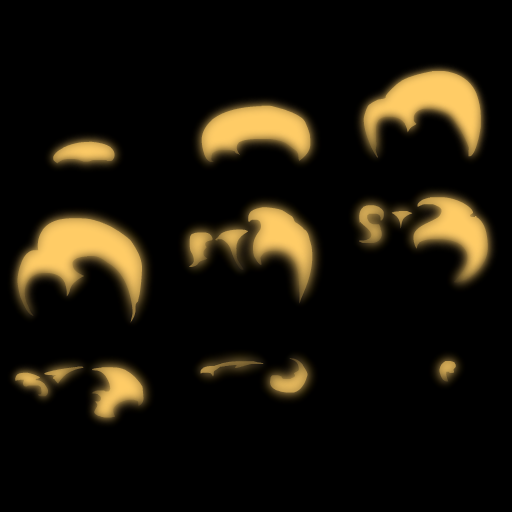
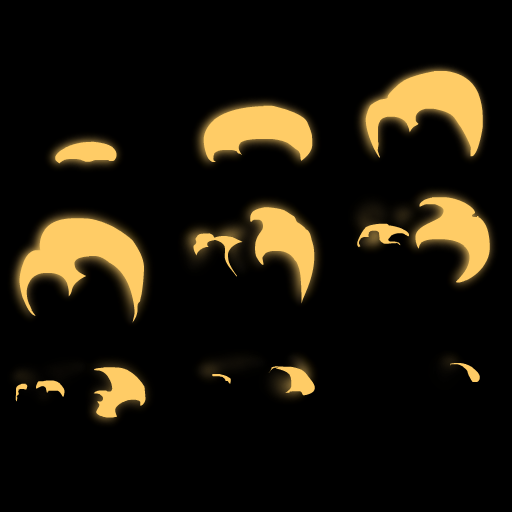
Comparing the layer stacks of the two 512x512 images. Changes:
added layer "Layer 2" above "Layer 0 copy" over [15, 71, 490, 418]
hid "Layer 0 copy" over [15, 71, 488, 418]
painted on "Layer 0" over [8, 193, 467, 423]
